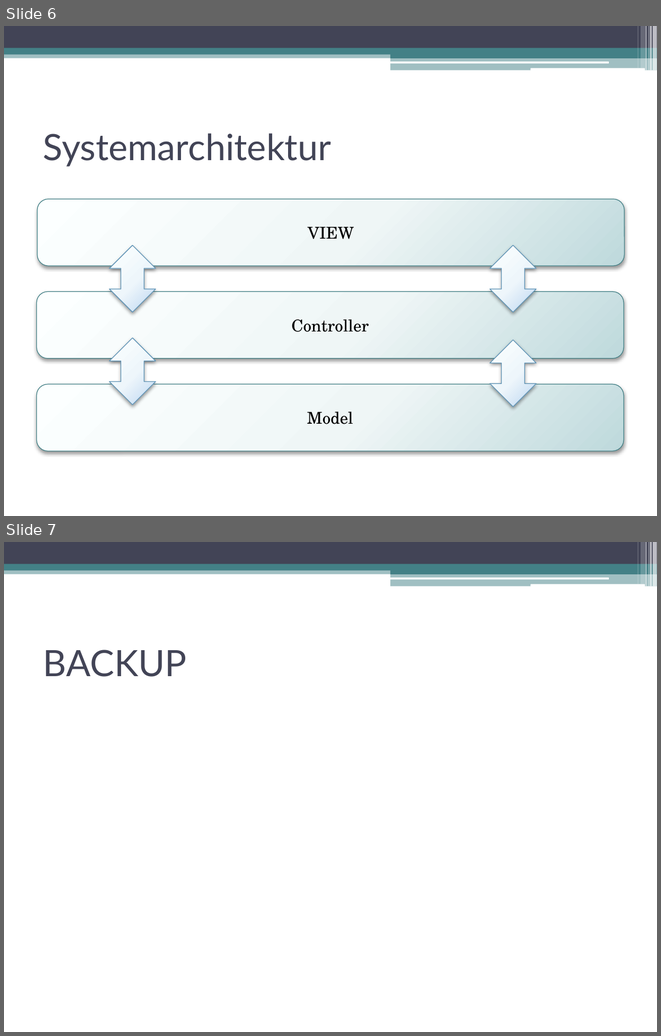
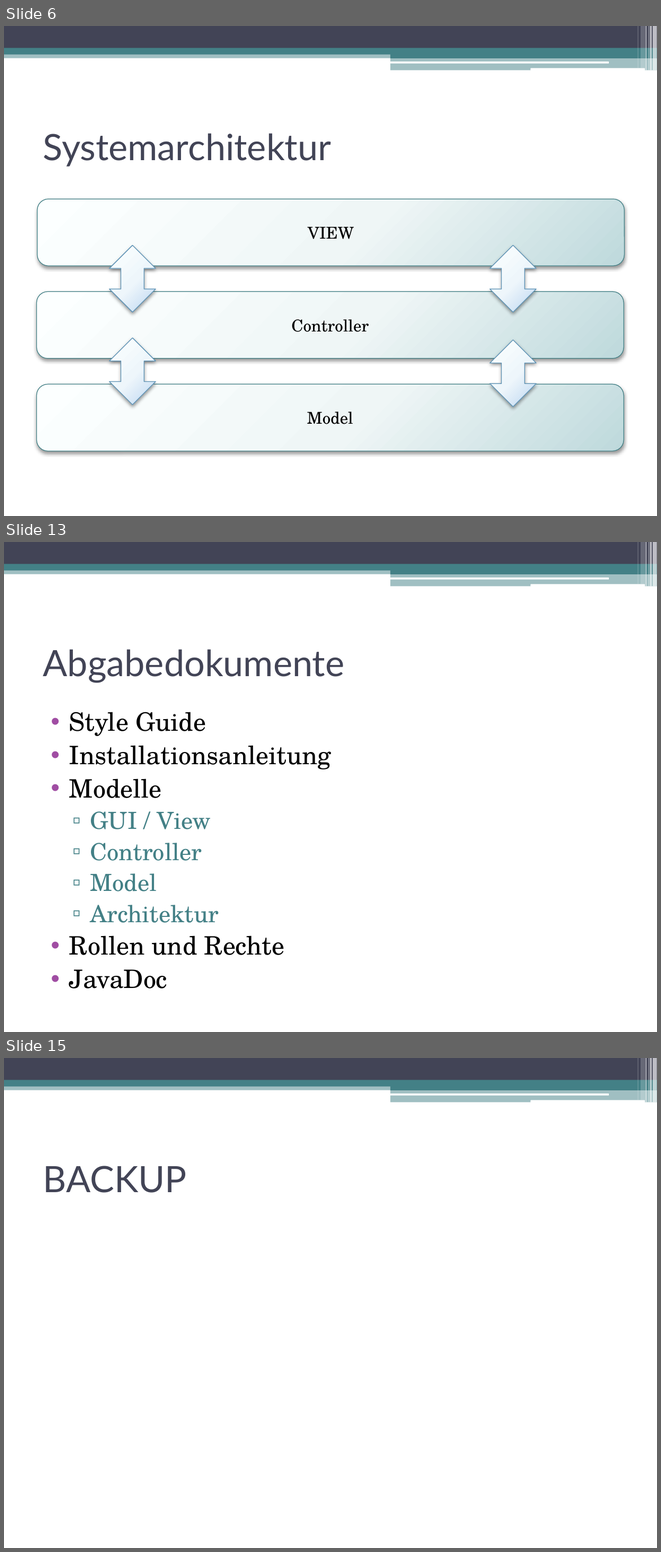
Before and after one commit to DanJoeHa/Fallstudie, a slide deck: Projektmanagement/Abschlusspräsentation.pptx. Shown one above the other, each under a label of ours: slides 6 and 7 before the commit, slides 6, 13 and 15 after it; the slides between them are not shown. The pictures are 661x1036 and 661x1552 pixels, drawn with LibreOffice and Linux fonts; fonts in the diff are those of the drawing. Boxes give left, top, right and bottom in pixels: in the first picture for what was removed or moved away, otherwise in the second. Text is boxed around its words. In the diff, an @@ line names an element or a change of style, - is before the commit and + after.

```diff
--- a/Projektmanagement/Abschlusspräsentation.pptx
+++ b/Projektmanagement/Abschlusspräsentation.pptx
@@ slide 13 added at bbox=[4, 542, 657, 1032], background #FFFFFF; not listed: 13 template elements that a slide beside it also shows @@
@@ title added at bbox=[43, 649, 345, 683], 40 pt, text #424456 @@
+Abgabedokumente
@@ text added at bbox=[69, 712, 331, 988], 28 pt, text #000000 @@
+• Style Guide
+• Installationsanleitung
+• Modelle
+  ▫ GUI / View
+  ▫ Controller
+  ▫ Model
+  ▫ Architektur
+• Rollen und Rechte
+• JavaDoc
@@ what was slide 7 is now slide 15 @@
```
Also in this commit, not shown: 2 slides changed, 7 other slides added.
